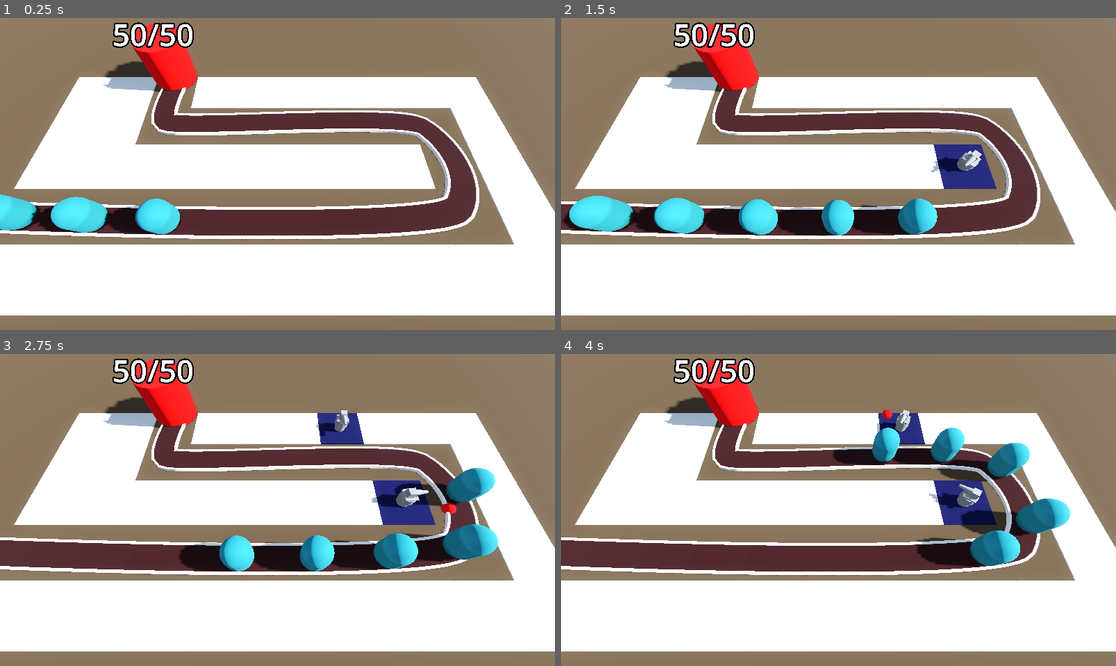
Above: before the commit, frames 1-4 (two rows, left to right).
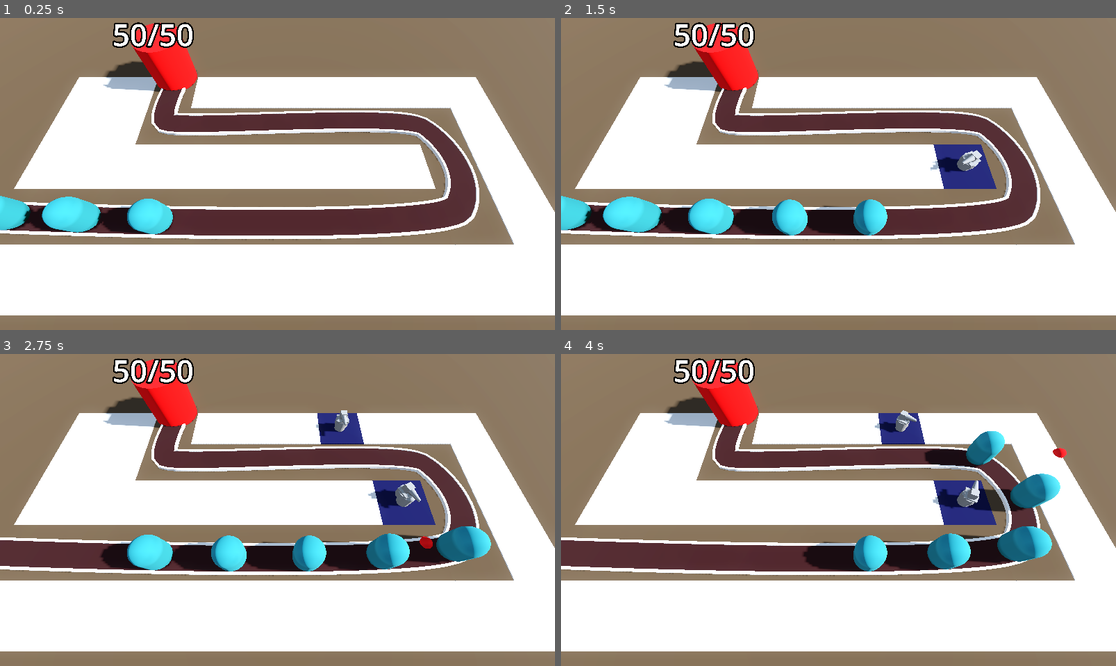
Above: after the commit, the same moments.

Repository: mje819/Barbarian-Blaster
Game: Godot game, scene res://base_level.tscn
Two runs of this game, one before a commit and one after it. Both use one fixed random seed, a clock stepped at 60 frames per second and the inputs below.
Inputs (mouse positions are in pixels of both pictures, inside the frame that each line leads up to):
- Up to frame 1 (0.25 s): no input
- Up to frame 2 (1.5 s): move the mouse to (960, 158) at 0.52 s; click (960, 158) at 0.6 s; move the mouse to (727, 189) at 1.27 s; click (727, 189) at 1.35 s
- Up to frame 3 (2.75 s): move the mouse to (333, 441) at 2.02 s; click (333, 441) at 2.1 s
- Up to frame 4 (4 s): move the mouse to (810, 572) at 2.77 s; click (810, 572) at 2.85 s; move the mouse to (1005, 556) at 3.52 s; click (1005, 556) at 3.6 s

The runs differ from the first frame. In frame 1, 1.1% of the frame differs, in the area x 0-33%, y 56-70%; in frame 2, 6.2%; in frame 3, 5.2%; in frame 4, 9.9%, in the area x 43-92%, y 17-70%.

Commit message:
add turret and enemy animations

Diff:
--- a/Enemy/enemy.gd
+++ b/Enemy/enemy.gd
@@ -5,10 +5,15 @@
 @export var speed := 10.0
 @export var max_health := 50
 
+@onready var animation_player: AnimationPlayer = $AnimationPlayer
+
 var health : int :
 	set(new_health):
+		if new_health < health:
+			animation_player.play("take_damage")
 		health = new_health
 		if health < 1:
+			#await get_tree().create_timer(.25).timeout
 			queue_free()
 
 @onready var base : Base = get_tree().get_first_node_in_group("base")
--- a/Enemy/enemy.tscn
+++ b/Enemy/enemy.tscn
@@ -10,9 +10,50 @@
 radius = 1.0
 height = 3.0
 
+[sub_resource type="StandardMaterial3D" id="StandardMaterial3D_px1sc"]
+no_depth_test = true
+shading_mode = 0
+
 [sub_resource type="CapsuleShape3D" id="CapsuleShape3D_2pb1h"]
 radius = 1.0
 height = 3.0
+
+[sub_resource type="Animation" id="Animation_2pb1h"]
+resource_name = "take_damage"
+length = 0.1
+tracks/0/type = "value"
+tracks/0/imported = false
+tracks/0/enabled = true
+tracks/0/path = NodePath("DamageHighlight:visible")
+tracks/0/interp = 1
+tracks/0/loop_wrap = true
+tracks/0/keys = {
+"times": PackedFloat32Array(0, 0.1),
+"transitions": PackedFloat32Array(1, 1),
+"update": 1,
+"values": [true, false]
+}
+
+[sub_resource type="Animation" id="Animation_px1sc"]
+length = 0.001
+tracks/0/type = "value"
+tracks/0/imported = false
+tracks/0/enabled = true
+tracks/0/path = NodePath("DamageHighlight:visible")
+tracks/0/interp = 1
+tracks/0/loop_wrap = true
+tracks/0/keys = {
+"times": PackedFloat32Array(0),
+"transitions": PackedFloat32Array(1),
+"update": 1,
+"values": [false]
+}
+
+[sub_resource type="AnimationLibrary" id="AnimationLibrary_am0pq"]
+_data = {
+&"RESET": SubResource("Animation_px1sc"),
+&"take_damage": SubResource("Animation_2pb1h")
+}
 
 [node name="Enemy" type="PathFollow3D"]
 transform = Transform3D(-0.050018873, 4.6312505e-07, -0.9987307, 1.4210569e-14, 0.99999493, 4.6369973e-07, 0.99872804, 2.3194481e-08, -0.050019007, 0, 0, 0)
@@ -23,8 +64,19 @@
 transform = Transform3D(0.9999999, -3.5527137e-15, 7.450581e-09, 1.7763568e-15, 0.9999999, -2.3314684e-15, -7.450581e-09, 5.406786e-14, 0.9999999, 0, 1.6, 0)
 mesh = SubResource("CapsuleMesh_7xaro")
 
+[node name="DamageHighlight" type="MeshInstance3D" parent="."]
+transform = Transform3D(0.9999999, -3.5527137e-15, 7.450581e-09, 1.7763568e-15, 0.9999999, -2.3314684e-15, -7.450581e-09, 5.406786e-14, 0.9999999, 0, 1.6, 0)
+visible = false
+material_override = SubResource("StandardMaterial3D_px1sc")
+mesh = SubResource("CapsuleMesh_7xaro")
+
 [node name="EnemyArea3D" type="Area3D" parent="." groups=["enemy_area"]]
 
 [node name="CollisionShape3D" type="CollisionShape3D" parent="EnemyArea3D"]
 transform = Transform3D(1, 0, 0, 0, 1, 0, 0, 0, 1, 0, 1.6, 0)
 shape = SubResource("CapsuleShape3D_2pb1h")
+
+[node name="AnimationPlayer" type="AnimationPlayer" parent="."]
+libraries = {
+&"": SubResource("AnimationLibrary_am0pq")
+}
--- a/Turret/turret.gd
+++ b/Turret/turret.gd
@@ -3,6 +3,7 @@
 
 @export var turret_range := 10.0
 
+@onready var animation_player: AnimationPlayer = $AnimationPlayer
 
 var projectile = preload("res://Turret/projectile.tscn")
 var enemy_path : Path3D
@@ -21,6 +22,7 @@
 		add_child(projectile_instance)
 		projectile_instance.global_position = self.global_position
 		projectile_instance.direction = global_transform.basis.z
+		animation_player.play("fire")
 
 func find_best_target() -> PathFollow3D:
 	var farthest_progress = 0
--- a/Turret/turret.tscn
+++ b/Turret/turret.tscn
@@ -20,6 +20,43 @@
 
 [sub_resource type="BoxMesh" id="BoxMesh_r754r"]
 size = Vector3(0.55, 0.55, 0.55)
+
+[sub_resource type="Animation" id="Animation_djkev"]
+length = 0.001
+tracks/0/type = "value"
+tracks/0/imported = false
+tracks/0/enabled = true
+tracks/0/path = NodePath("TurretBase/TurretTop:position")
+tracks/0/interp = 1
+tracks/0/loop_wrap = true
+tracks/0/keys = {
+"times": PackedFloat32Array(0),
+"transitions": PackedFloat32Array(1),
+"update": 0,
+"values": [Vector3(0, 0.3, 0)]
+}
+
+[sub_resource type="Animation" id="Animation_5kpma"]
+resource_name = "fire"
+length = 0.3
+tracks/0/type = "value"
+tracks/0/imported = false
+tracks/0/enabled = true
+tracks/0/path = NodePath("TurretBase/TurretTop:position")
+tracks/0/interp = 1
+tracks/0/loop_wrap = true
+tracks/0/keys = {
+"times": PackedFloat32Array(0, 0.3),
+"transitions": PackedFloat32Array(1, 1),
+"update": 0,
+"values": [Vector3(0, 0.3, -0.55), Vector3(0, 0.3, 0)]
+}
+
+[sub_resource type="AnimationLibrary" id="AnimationLibrary_ttsi1"]
+_data = {
+&"RESET": SubResource("Animation_djkev"),
+&"fire": SubResource("Animation_5kpma")
+}
 
 [node name="Turret" type="Node3D"]
 script = ExtResource("1_5kpma")
@@ -50,4 +87,9 @@
 [node name="Timer" type="Timer" parent="."]
 autostart = true
 
+[node name="AnimationPlayer" type="AnimationPlayer" parent="."]
+libraries = {
+&"": SubResource("AnimationLibrary_ttsi1")
+}
+
 [connection signal="timeout" from="Timer" to="." method="_on_timer_timeout"]
--- a/base_level.tscn
+++ b/base_level.tscn
@@ -115,22 +115,27 @@
 
 [node name="Enemy" parent="Path3D" instance=ExtResource("2_5vx1e")]
 transform = Transform3D(-0.05001852, 4.631245e-07, -0.9987239, 1.4210469e-14, 0.99999374, 4.6369655e-07, 0.99872106, 2.3194453e-08, -0.050018664, -30.019, 0, 5.728)
+speed = 8.0
 
 [node name="Enemy2" parent="Path3D" instance=ExtResource("2_5vx1e")]
-transform = Transform3D(-0.041937444, 3.9631135e-07, -0.9990934, -3.4809033e-09, 0.9999937, 3.9679836e-07, 0.9990907, 2.0119462e-08, -0.04193756, -25.024351, -2.113826e-06, 5.953372)
+transform = Transform3D(-0.04193744, 3.9631135e-07, -0.9990933, -3.4809031e-09, 0.9999937, 3.9679833e-07, 0.99909055, 2.0119462e-08, -0.041937552, -25.024351, -2.113826e-06, 5.953372)
 progress = 5.0
+speed = 8.0
 
 [node name="Enemy3" parent="Path3D" instance=ExtResource("2_5vx1e")]
 transform = Transform3D(-0.036379177, 3.503544e-07, -0.99931353, -5.560015e-09, 0.99999374, 3.507825e-07, 0.9993107, 1.8318211e-08, -0.03637928, -20.027962, -3.9834135e-06, 6.149238)
 progress = 10.0
+speed = 8.0
 
 [node name="Enemy4" parent="Path3D" instance=ExtResource("2_5vx1e")]
-transform = Transform3D(-0.030248422, 2.996674e-07, -0.9995156, -7.5564275e-09, 0.9999937, 3.0002715e-07, 0.9995128, 1.6628947e-08, -0.030248506, -15.030746, -5.6137756e-06, 6.3162103)
+transform = Transform3D(-0.030248418, 2.996674e-07, -0.9995155, -7.556427e-09, 0.9999937, 3.0002712e-07, 0.9995127, 1.6628947e-08, -0.030248502, -15.030746, -5.6137756e-06, 6.3162103)
 progress = 15.0
+speed = 8.0
 
 [node name="Enemy5" parent="Path3D" instance=ExtResource("2_5vx1e")]
 transform = Transform3D(-0.022768212, 2.378206e-07, -0.9997163, -9.569824e-09, 0.99999374, 2.3809588e-07, 0.9997133, 1.4988812e-08, -0.022768281, -10.03253, -6.9652983e-06, 6.4495015)
 progress = 20.0
+speed = 8.0
 
 [node name="Base" parent="." instance=ExtResource("3_eesb3")]
 transform = Transform3D(1, 0, 0, 0, 1, 0, 0, 0, 1, -10.127884, 0, -7.9744897)
Not shown: 1 places in Enemy/enemy.tscn that only renumber resources
Not shown: 1 places in Turret/turret.tscn that only renumber resources
